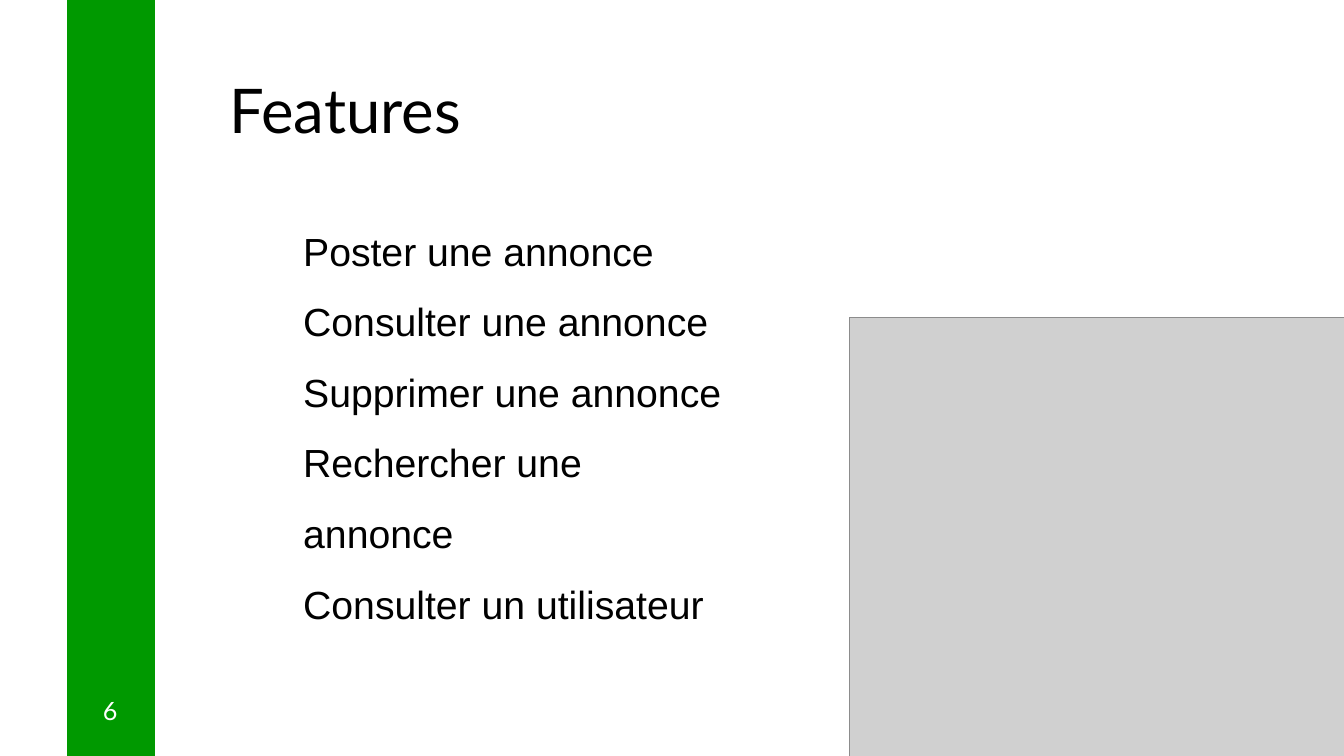
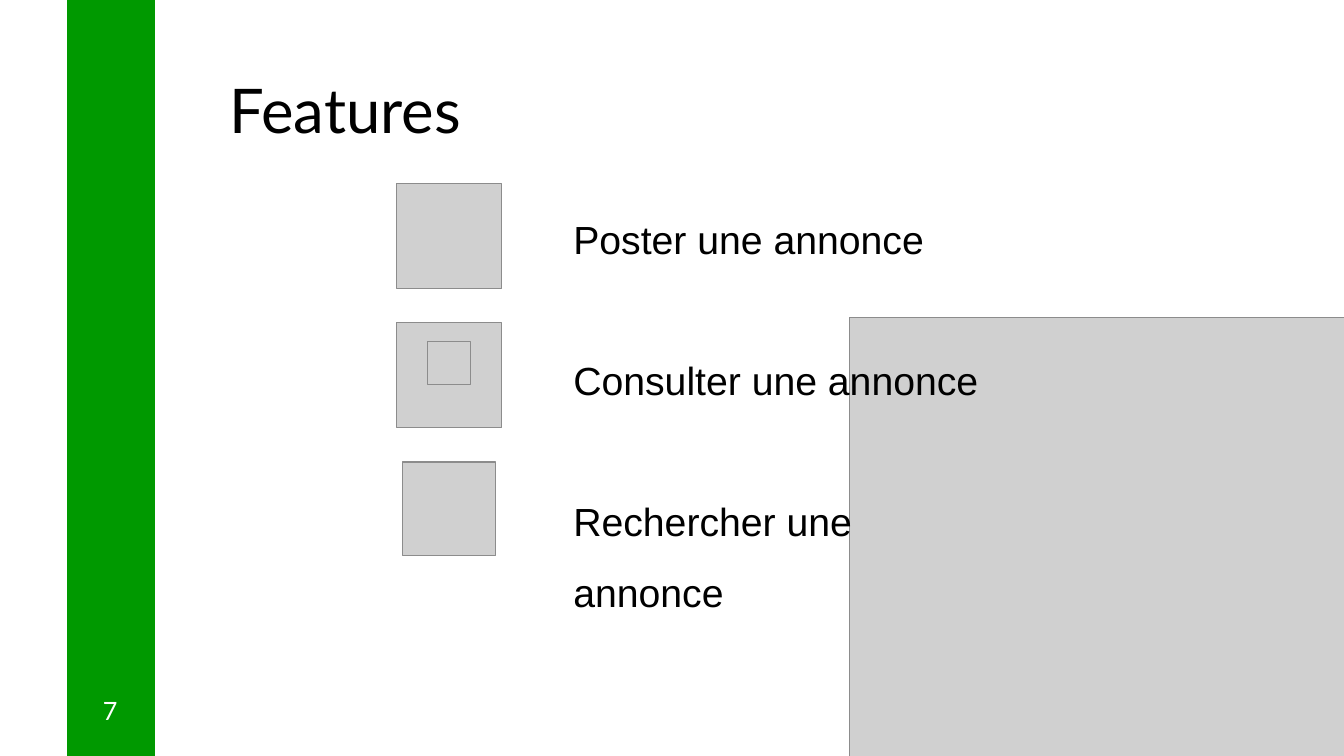
Before and after one commit to unige-pinfo-2019/PInfo2, a slide deck: slide 7 of Docs/Presentation/Pres_2.pptx (slide 6 before the commit). Drawn at 1344x756 pixels with LibreOffice and Linux fonts; fonts in the diff are those of the drawing; grey boxes stand for pictures. Boxes give left, top, right and bottom in pixels: in the first picture for what was removed or moved away, otherwise in the second. Text is boxed around its words. In the diff, an @@ line names an element or a change of style, - is before the commit and + after.

```diff
--- a/Docs/Presentation/Pres_2.pptx
+++ b/Docs/Presentation/Pres_2.pptx
@@ picture added at (397,184,502,288) @@
@@ text "Poster une annonce": place and size @@
-text "Poster une annonce" at (303,239,721,620)
+text "Poster une annonce" at (573,227,978,608)
@@ picture added at (397,323,502,427) @@
@@ picture added at (427,342,471,385) @@
@@ text at (303,378,721,415): paragraph removed @@
-Supprimer une annonce
@@ picture added at (402,462,496,556) @@
@@ text at (303,590,704,620): paragraph removed @@
-Consulter un utilisateur
@@ text at (103,702,118,720): text changed @@
-6
+7
```
Also in this commit, not shown: 5 other slides changed, 5 slides added, 2 slides removed, 1 other file.
